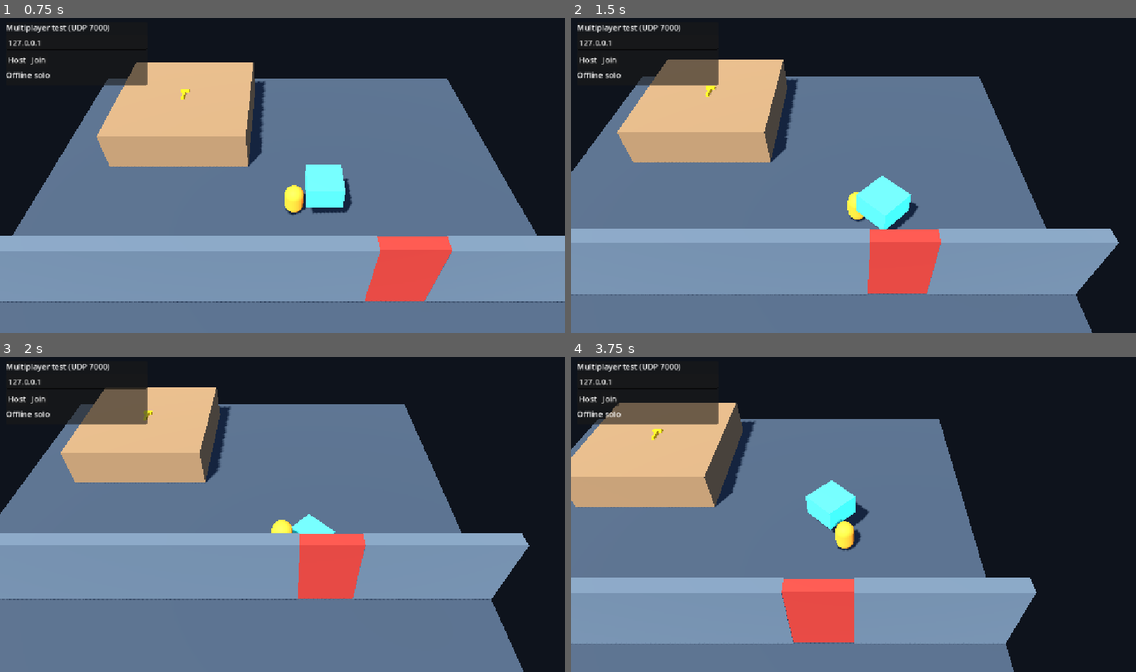
Above: before the commit, frames 1-4 (two rows, left to right).
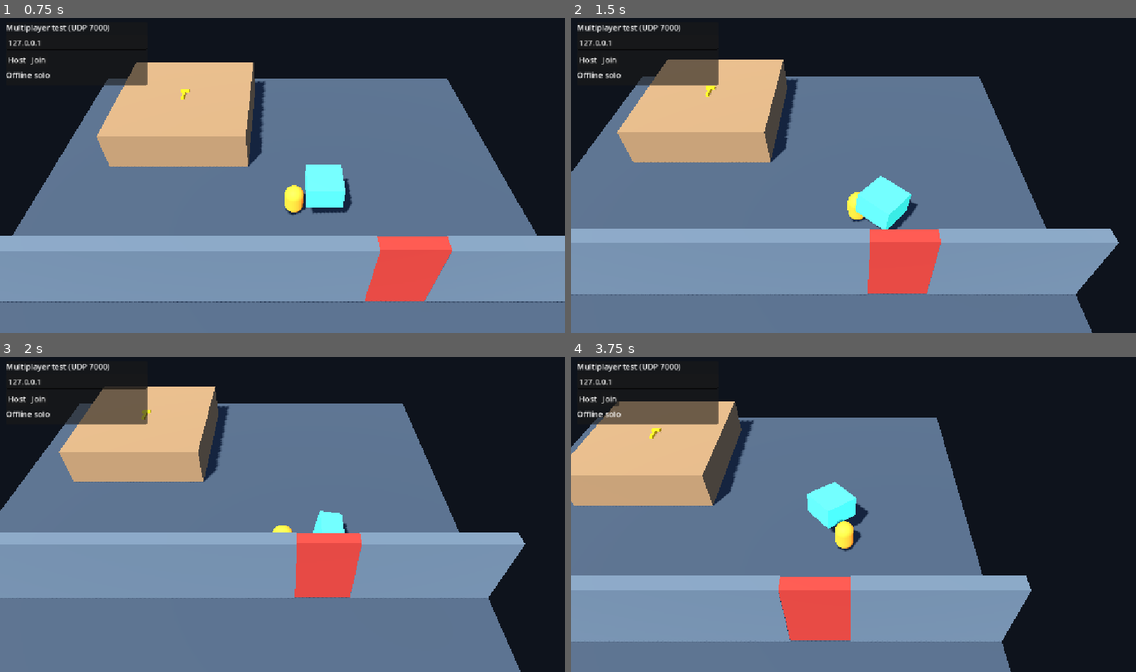
Above: after the commit, the same moments.

Repository: Lukasohgren/break-out-bear
Game: Godot game, scene res://scenes/main.tscn
The game is run twice, just before and just after one commit, with the same random seed, the same clock (stepped at 60 frames per second) and the same inputs.
Inputs:
- Up to frame 1 (0.75 s): tap Enter at 0.5 s; hold D (move_right) from 0.53 s (still down); tap E (interact) at 0.6 s
- Up to frame 2 (1.5 s): tap Space (jump) at 0.77 s; release D (move_right) at 1.28 s; hold S (move_backward) from 1.28 s (still down); tap E (interact) at 1.35 s
- Up to frame 3 (2 s): keep holding S (move_backward); tap Space (jump) at 1.52 s
- Up to frame 4 (3.75 s): release S (move_backward) at 2.03 s; hold D (move_right) 2.03-2.78 s; tap E (interact) at 2.1, 2.85, 3.6 s; hold W (move_forward) 2.78-3.53 s; tap Space (jump) at 3.02 s; hold A (move_left) from 3.53 s (still down)

Frame 1 is identical in both runs. In frame 2, 0.2% of the frame differs, in the area x 9-97%, y 16-89%; in frame 3, 2.6%; in frame 4, 2.9%, in the area x 0-83%, y 14-100%.

Commit message:
Fix carried object collision and box physics

Diff:
--- a/items/carryable_object.gd
+++ b/items/carryable_object.gd
@@ -1,10 +1,12 @@
 class_name CarryableObject
 extends RigidBody3D
+
+const DROP_CONTACT_TOLERANCE: float = 0.005
 
 @export var item_id: StringName = &""
 @export var holder_peer_id: int = 0
 @export var is_consumed: bool = false
-# The host sends this transform; clients apply it only while the object is free.
+# The host sends the accepted transform for both carried and free objects.
 @export_storage var network_transform: Transform3D = Transform3D.IDENTITY
 var is_carried: bool:
 	get:
@@ -19,9 +21,14 @@
 var _world_freeze: bool
 var _applied_holder_peer_id: int = -1
 var _applied_is_consumed: bool = false
+var _drop_requested: bool = false
+
+@onready var _collision_shape: CollisionShape3D = $CollisionShape3D
 
 
 func _ready() -> void:
+	if _collision_shape == null or _collision_shape.shape == null:
+		push_error("CarryableObject needs a CollisionShape3D with a shape.")
 	_world_collision_layer = collision_layer
 	_world_collision_mask = collision_mask
 	_world_freeze = freeze
@@ -38,10 +45,16 @@
 	if is_consumed:
 		return
 	if is_carried:
-		if not is_instance_valid(_carry_point):
-			_carry_point = _find_holder_carry_point()
-		if is_instance_valid(_carry_point):
-			global_transform = _carry_point.global_transform
+		if _network_session_active and not _server_simulates_physics:
+			global_transform = network_transform
+		else:
+			if not is_instance_valid(_carry_point):
+				_carry_point = _find_holder_carry_point()
+			if is_instance_valid(_carry_point):
+				_follow_carry_point()
+			if _drop_requested:
+				_drop_requested = false
+				_finish_drop_if_safe()
 	elif _network_session_active and not _server_simulates_physics:
 		global_transform = network_transform
 
@@ -59,10 +72,9 @@
 
 
 func end_network_session() -> void:
-	if is_carried and is_instance_valid(_carry_point):
-		global_transform = _carry_point.global_transform
 	holder_peer_id = 0
 	_carry_point = null
+	_drop_requested = false
 	_players = null
 	_network_session_active = false
 	_server_simulates_physics = true
@@ -74,13 +86,13 @@
 func pick_up(carry_point: Marker3D, peer_id: int) -> bool:
 	if not is_multiplayer_authority() or is_consumed or is_carried or not is_instance_valid(carry_point):
 		return false
-	if peer_id <= 0:
+	if peer_id <= 0 or _collision_shape == null or _collision_shape.shape == null:
 		return false
 
 	holder_peer_id = peer_id
 	_carry_point = carry_point
-	_apply_physics_state()
-	global_transform = _carry_point.global_transform
+	_drop_requested = false
+	_apply_physics_state()
 	network_transform = global_transform
 	set_physics_process(true)
 	return true
@@ -89,22 +101,17 @@
 func drop() -> void:
 	if not is_multiplayer_authority() or not is_carried:
 		return
-	if is_instance_valid(_carry_point):
-		global_transform = _carry_point.global_transform
-
-	network_transform = global_transform
+	# Finish in _physics_process so the space query is safe even on disconnect.
+	_drop_requested = true
+
+
+func consume() -> bool:
+	if not is_multiplayer_authority() or is_consumed:
+		return false
+
 	holder_peer_id = 0
 	_carry_point = null
-	_apply_physics_state()
-	set_physics_process(_network_session_active)
-
-
-func consume() -> bool:
-	if not is_multiplayer_authority() or is_consumed:
-		return false
-
-	holder_peer_id = 0
-	_carry_point = null
+	_drop_requested = false
 	is_consumed = true
 	_apply_physics_state()
 	set_physics_process(_network_session_active)
@@ -130,6 +137,120 @@
 			sleeping = false
 
 
+func _follow_carry_point() -> void:
+	var desired_transform: Transform3D = _carry_point.global_transform
+	var start_transform := Transform3D(desired_transform.basis, global_position)
+	if not _is_position_clear(start_transform, true):
+		start_transform = global_transform
+	global_transform = _sweep_carry_shape(start_transform, desired_transform)
+
+
+func get_safe_holder_motion(carry_point: Marker3D, motion: Vector3) -> Vector3:
+	if not is_carried or not is_instance_valid(carry_point) or motion.is_zero_approx():
+		return motion
+	# The owner checks its next step before move_and_slide(), using the same shape
+	# that the host sweeps when it places the carried object.
+	_carry_point = carry_point
+	var start_transform: Transform3D = carry_point.global_transform
+	if not _is_position_clear(start_transform, true):
+		start_transform = global_transform
+	var desired_transform := Transform3D(start_transform.basis, start_transform.origin + motion)
+	return _sweep_carry_shape(start_transform, desired_transform).origin - start_transform.origin
+
+
+func _sweep_carry_shape(
+	start_transform: Transform3D, desired_transform: Transform3D
+) -> Transform3D:
+
+	var motion: Vector3 = desired_transform.origin - start_transform.origin
+	var query: PhysicsShapeQueryParameters3D = _make_shape_query(start_transform, true)
+	query.motion = motion
+	var space_state: PhysicsDirectSpaceState3D = get_world_3d().direct_space_state
+	var safe_fractions: PackedFloat32Array = space_state.cast_motion(query)
+	var safe_fraction: float = safe_fractions[0] if not safe_fractions.is_empty() else 0.0
+	var candidate := Transform3D(
+		start_transform.basis, start_transform.origin + motion * safe_fraction
+	)
+	if not _is_position_clear(candidate, true):
+		return start_transform
+	if safe_fraction < 1.0 and safe_fractions.size() > 1 and not motion.is_zero_approx():
+		# Use the contact normal to keep following sideways along a wall.
+		var probe_fraction: float = minf(
+			1.0, safe_fractions[1] + 0.01 / motion.length()
+		)
+		var impact_transform := Transform3D(
+			start_transform.basis, start_transform.origin + motion * probe_fraction
+		)
+		var impact_query: PhysicsShapeQueryParameters3D = _make_shape_query(
+			impact_transform, true
+		)
+		var impact: Dictionary = space_state.get_rest_info(impact_query)
+		if not impact.is_empty():
+			var obstacle_normal: Vector3 = impact["normal"]
+			var remaining_motion: Vector3 = desired_transform.origin - candidate.origin
+			var slide_motion: Vector3 = remaining_motion.slide(obstacle_normal)
+			var slide_query: PhysicsShapeQueryParameters3D = _make_shape_query(
+				candidate, true
+			)
+			slide_query.motion = slide_motion
+			var slide_fractions: PackedFloat32Array = space_state.cast_motion(slide_query)
+			if not slide_fractions.is_empty():
+				var slide_candidate := Transform3D(
+					candidate.basis, candidate.origin + slide_motion * slide_fractions[0]
+				)
+				if _is_position_clear(slide_candidate, true):
+					candidate = slide_candidate
+
+	var rotated_candidate := Transform3D(desired_transform.basis, candidate.origin)
+	if _is_position_clear(rotated_candidate, true):
+		candidate = rotated_candidate
+
+	return candidate
+
+
+func _finish_drop_if_safe() -> void:
+	# The holder was excluded while carrying; validate the accepted pose against
+	# the world and other objects, allowing a tiny numerical contact tolerance.
+	if not _is_position_clear(global_transform, true, DROP_CONTACT_TOLERANCE):
+		return
+
+	network_transform = global_transform
+	holder_peer_id = 0
+	_carry_point = null
+	_apply_physics_state()
+	set_physics_process(_network_session_active)
+
+
+func _is_position_clear(
+	root_transform: Transform3D, exclude_holder: bool, contact_tolerance: float = 0.0
+) -> bool:
+	if _collision_shape == null or _collision_shape.shape == null:
+		return false
+	var query: PhysicsShapeQueryParameters3D = _make_shape_query(root_transform, exclude_holder)
+	if contact_tolerance > 0.0 and query.shape is BoxShape3D:
+		var box_shape: BoxShape3D = query.shape as BoxShape3D
+		var contact_shape := BoxShape3D.new()
+		contact_shape.size = box_shape.size - Vector3.ONE * (2.0 * contact_tolerance)
+		query.shape = contact_shape
+	return get_world_3d().direct_space_state.intersect_shape(query, 1).is_empty()
+
+
+func _make_shape_query(
+	root_transform: Transform3D, exclude_holder: bool
+) -> PhysicsShapeQueryParameters3D:
+	var query := PhysicsShapeQueryParameters3D.new()
+	query.shape = _collision_shape.shape
+	query.transform = root_transform * _collision_shape.transform
+	query.collision_mask = _world_collision_mask
+	var excluded_bodies: Array[RID] = [get_rid()]
+	if exclude_holder and is_instance_valid(_carry_point):
+		var holder: CollisionObject3D = _carry_point.get_parent() as CollisionObject3D
+		if holder != null:
+			excluded_bodies.append(holder.get_rid())
+	query.exclude = excluded_bodies
+	return query
+
+
 func _find_holder_carry_point() -> Marker3D:
 	if _players == null:
 		return null
--- a/items/carryable_object.tscn
+++ b/items/carryable_object.tscn
@@ -28,7 +28,6 @@
 collision_layer = 2
 collision_mask = 3
 mass = 20.0
-lock_rotation = true
 script = ExtResource("1_carryable")
 
 [node name="MeshInstance3D" type="MeshInstance3D" parent="."]
--- a/player/player.gd
+++ b/player/player.gd
@@ -36,6 +36,14 @@
 	var movement_direction: Vector3 = _get_movement_direction(input_vector)
 	velocity.x = movement_direction.x * move_speed
 	velocity.z = movement_direction.z * move_speed
+	var carried_object: CarryableObject = _find_held_object()
+	if carried_object != null:
+		var requested_motion := Vector3(velocity.x, 0.0, velocity.z) * delta
+		var safe_motion: Vector3 = carried_object.get_safe_holder_motion(
+			$CarryPoint, requested_motion
+		)
+		velocity.x = safe_motion.x / delta
+		velocity.z = safe_motion.z / delta
 
 	if is_on_floor():
 		velocity.y = 0.0
@@ -49,6 +57,14 @@
 
 	if not input_vector.is_zero_approx():
 		_rotate_toward_movement(delta)
+
+
+func _find_held_object() -> CarryableObject:
+	for node in get_tree().get_nodes_in_group("carryables"):
+		var object: CarryableObject = node as CarryableObject
+		if object != null and object.holder_peer_id == get_multiplayer_authority():
+			return object
+	return null
 
 
 func _get_movement_direction(input_vector: Vector2) -> Vector3:
